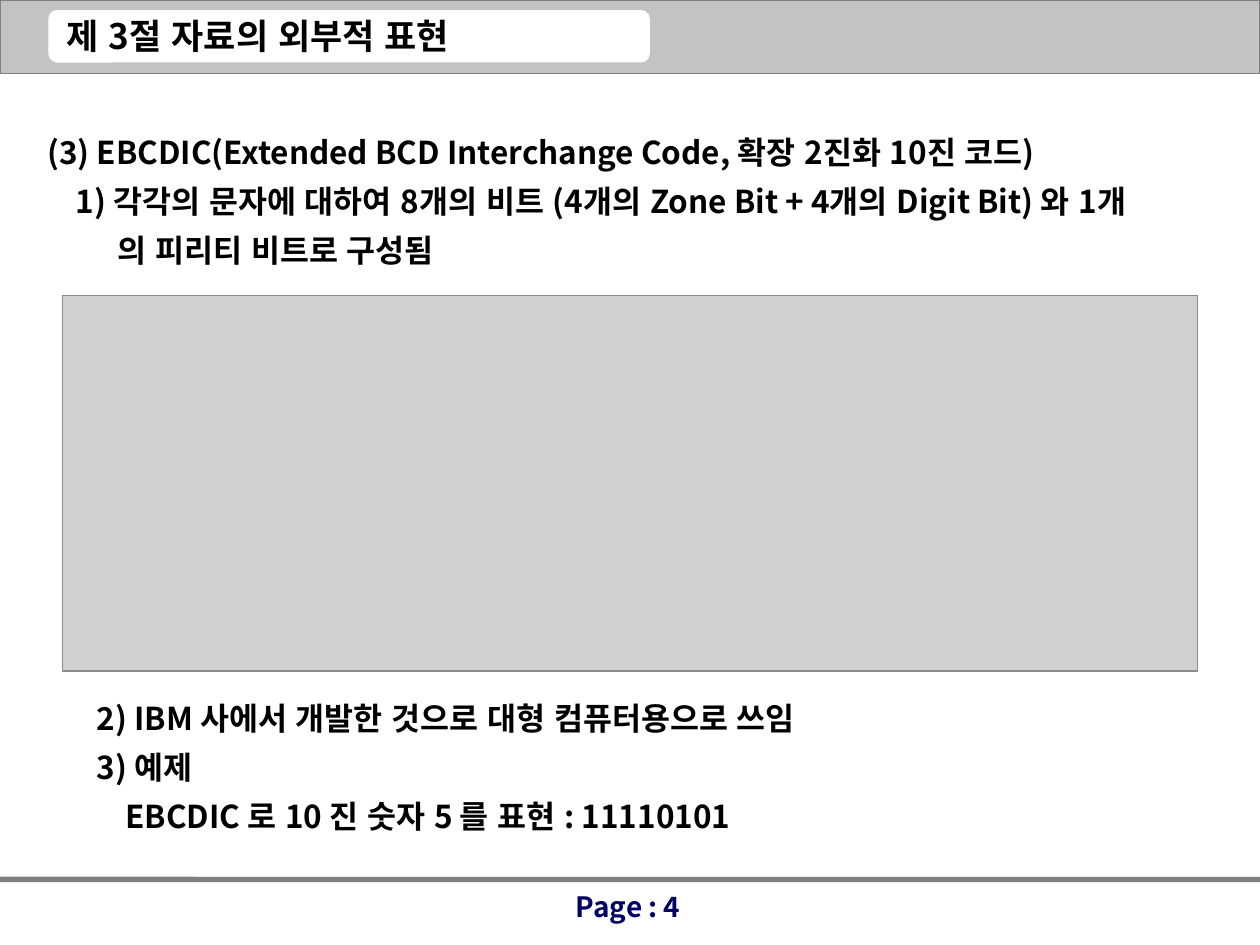
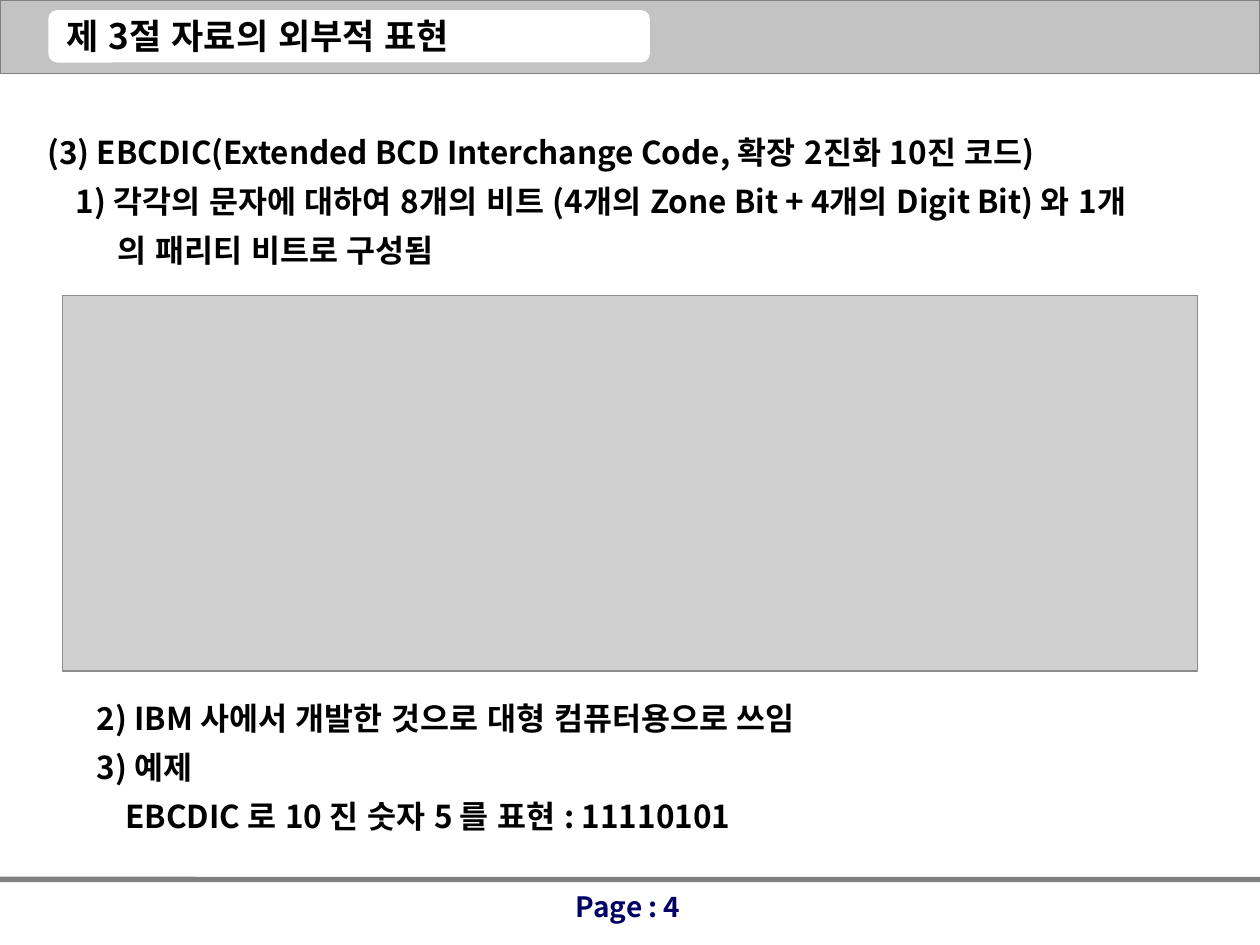
Before and after one commit to Magnolia0097/test_1, a slide deck: slide 4 of 컴퓨터구조/Ch3. 자료의 외부적 표현.ppt. Drawn at 1260x945 pixels with LibreOffice and Linux fonts; fonts in the diff are those of the drawing; grey boxes stand for pictures. Boxes give left, top, right and bottom in pixels: in the first picture for what was removed or moved away, otherwise in the second. Text is boxed around its words. In the diff, an @@ line names an element or a change of style, - is before the commit and + after.

```diff
--- a/컴퓨터구조/Ch3. 자료의 외부적 표현.ppt
+++ b/컴퓨터구조/Ch3. 자료의 외부적 표현.ppt
@@ text at (x1=118, y1=235, x2=434, y2=265): text changed @@
-의 피리티 비트로 구성됨
+의 패리티 비트로 구성됨
```
Also in this commit, not shown: 2 other slides changed, 1 other file.
